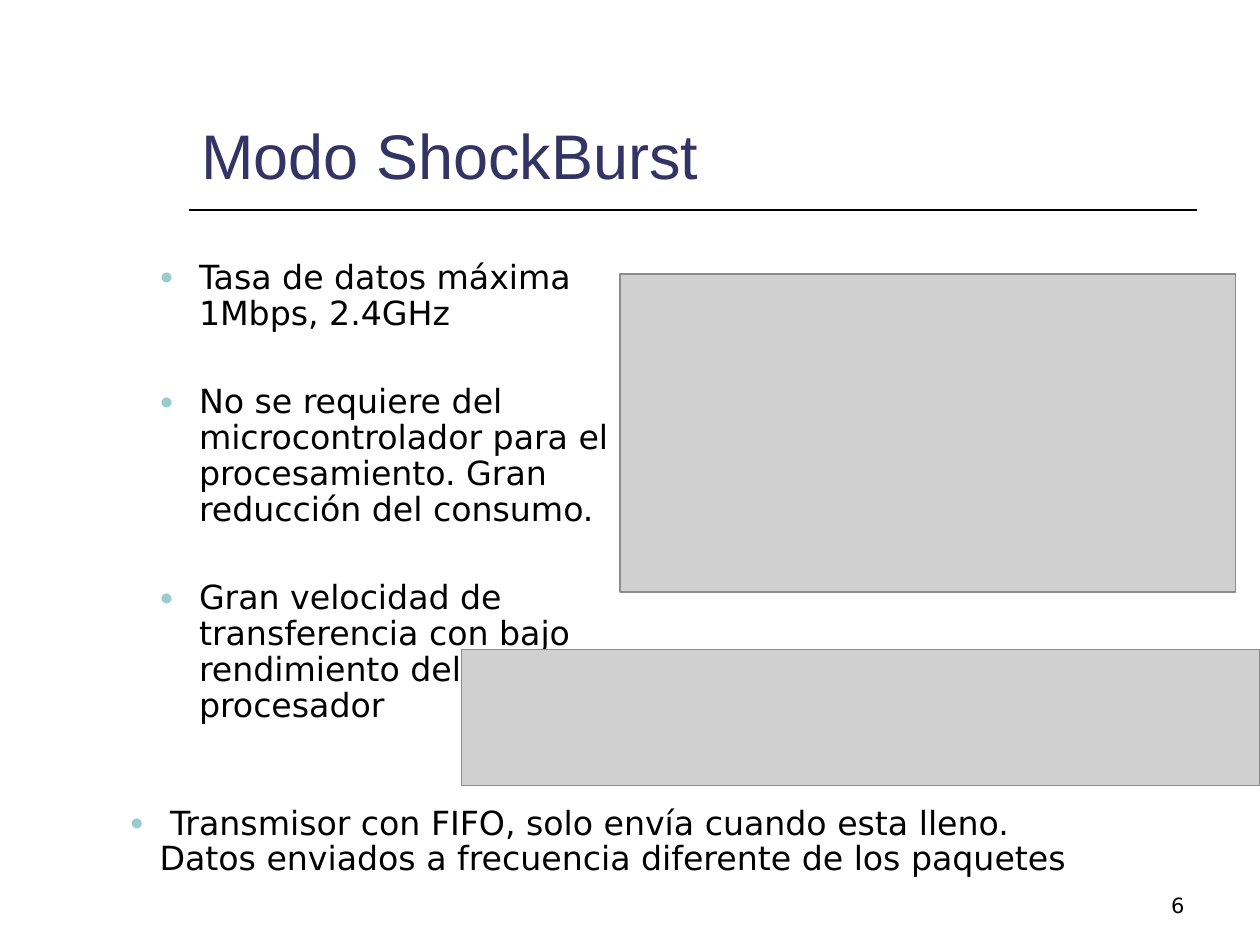
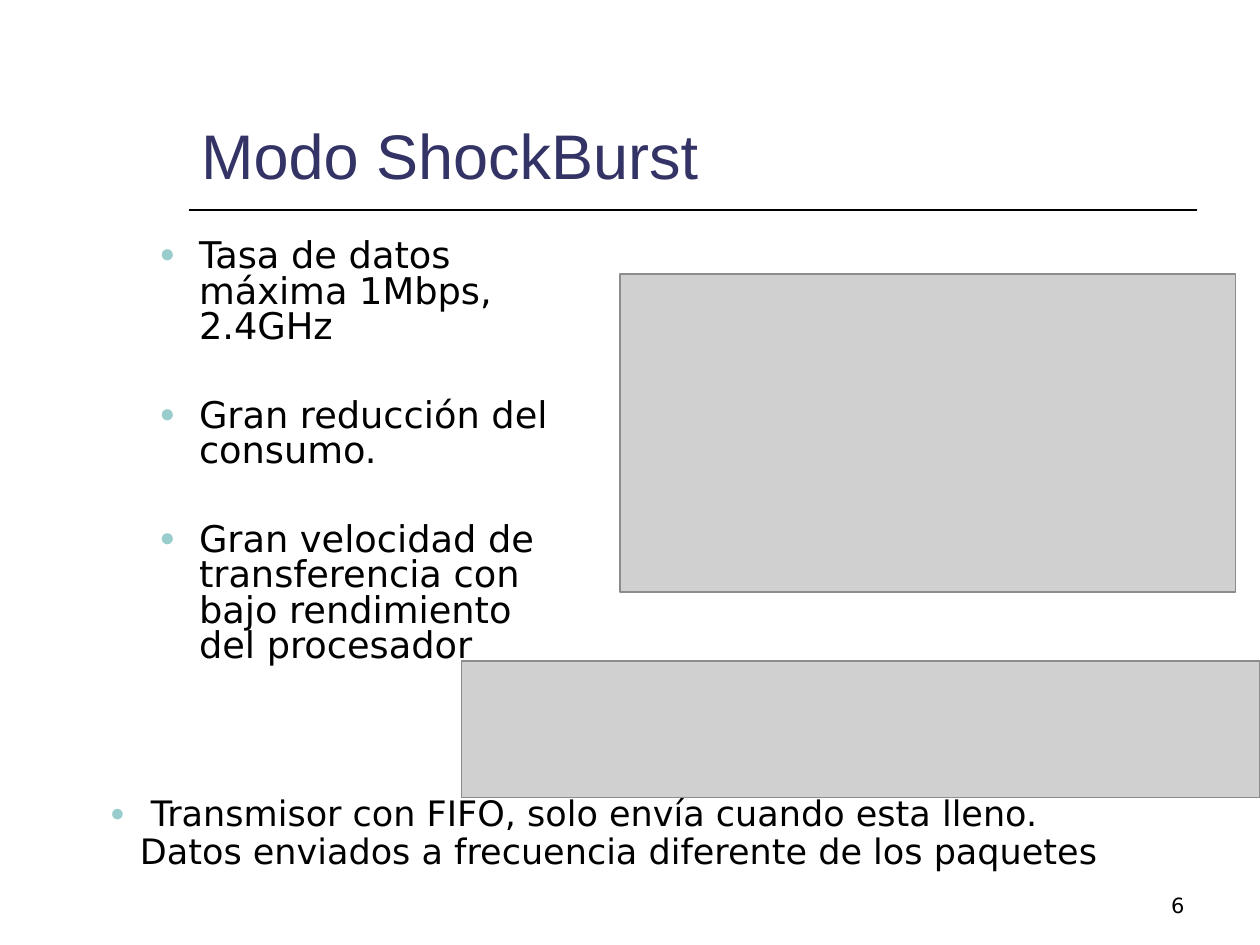
Before and after one commit to mmja/redsensores, a slide deck: slide 6 of Memoria/Consumo.ppt. Drawn at 1260x945 pixels with LibreOffice and Linux fonts; fonts in the diff are those of the drawing; grey boxes stand for pictures. Boxes give left, top, right and bottom in pixels: in the first picture for what was removed or moved away, otherwise in the second. Text is boxed around its words. In the diff, an @@ line names an element or a change of style, - is before the commit and + after.

```diff
--- a/Memoria/Consumo.ppt
+++ b/Memoria/Consumo.ppt
@@ text "Tasa de datos máxima 1Mbps, ..." moved from (x1=199, y1=262, x2=609, y2=724) to (x1=199, y1=240, x2=547, y2=666) @@
@@ text at (x1=199, y1=240, x2=534, y2=666): size 19 to 21 pt in "Tasa de datos máxima 1Mbps, 2.4GHz", "Gran velocidad de transferencia con bajo rendimiento ..."; line spacing 0.9 to 0.8 @@
@@ text at (x1=199, y1=398, x2=547, y2=464): text changed; size 19 to 21 pt @@
-  ● No se requiere del microcontrolador para el procesamiento. Gran reducción del consumo.
+  ● Gran reducción del consumo.
@@ picture moved from (x1=461, y1=649, x2=1260, y2=785) to (x1=461, y1=662, x2=1260, y2=798) @@
@@ text "Transmisor con FIFO, solo envía ..." moved from (x1=160, y1=808, x2=1066, y2=877) to (x1=140, y1=798, x2=1097, y2=872) @@
@@ text "Transmisor con FIFO, solo envía ..." at (x1=140, y1=798, x2=1097, y2=872): size 19 to 20 pt @@
```
Also in this commit, not shown: 1 other slide changed.
